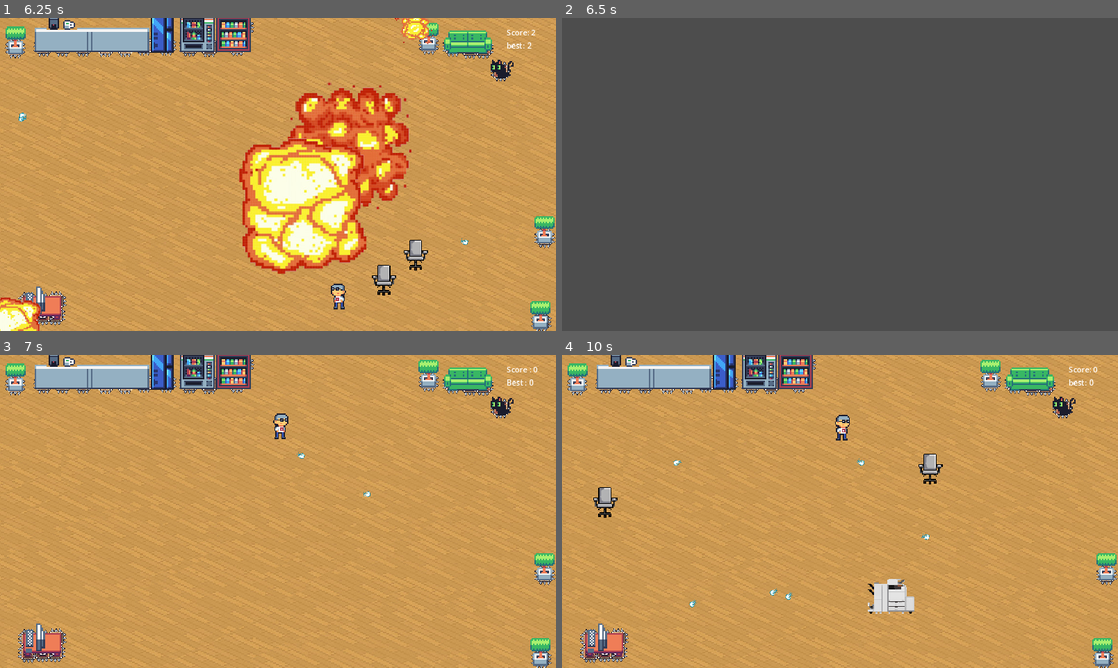
Above: before the commit, frames 1-4 (two rows, left to right).
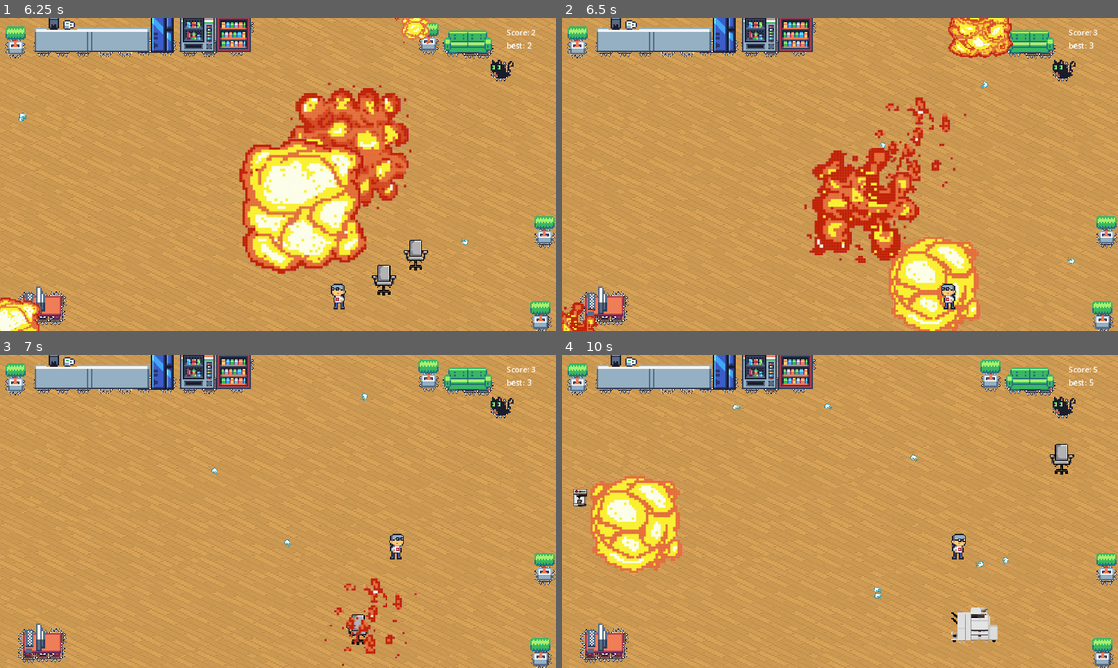
Above: after the commit, the same moments.

Repository: noahfraiture/undercoverUnicorns
Game: Godot game, scene res://level.tscn
Two runs of this game, one before a commit and one after it. Both use one fixed random seed, a clock stepped at 60 frames per second and the inputs below.
Inputs (mouse positions are in pixels of both pictures, inside the frame that each line leads up to):
- Up to frame 1 (6.25 s): tap Enter (spawn) at 0.5, 1.35, 2.85, 4.35, 5.85 s; move the mouse to (400, 158) at 0.52 s; press the mouse at (400, 158) at 0.53 s; hold D (right) 0.53-1.28 s; move the mouse to (166, 190) at 1.27 s; release the mouse at (166, 190) at 1.28 s; hold S (down) 1.28-2.03 s; move the mouse to (333, 105) at 2.02 s; press the mouse at (333, 105) at 2.03 s; hold D (right) 2.03-2.78 s; move the mouse to (250, 237) at 2.77 s; release the mouse at (250, 237) at 2.78 s; hold W (up) 2.78-3.53 s; click (250, 237) at 2.92 s; move the mouse to (444, 221) at 3.52 s; press the mouse at (444, 221) at 3.53 s; hold A (left) 3.53-5.03 s; move the mouse to (111, 127) at 4.27 s; release the mouse at (111, 127) at 4.28 s; move the mouse to (305, 174) at 5.02 s; press the mouse at (305, 174) at 5.03 s; hold S (down) 5.03-5.78 s; move the mouse to (194, 96) at 5.77 s; release the mouse at (194, 96) at 5.78 s; hold D (right) from 5.78 s (still down)
- Up to frame 2 (6.5 s): keep holding D (right)
- Up to frame 3 (7 s): move the mouse to (400, 495) at 6.52 s; release D (right) at 6.53 s; press the mouse at (400, 495) at 6.53 s; hold W (up) from 6.53 s (still down)
- Up to frame 4 (10 s): move the mouse to (728, 527) at 7.27 s; release W (up) at 7.28 s; release the mouse at (728, 527) at 7.28 s; hold D (right) 7.28-8.03 s; tap Enter (spawn) at 7.35, 8.85 s; click (728, 527) at 7.42 s; move the mouse to (895, 442) at 8.02 s; press the mouse at (895, 442) at 8.03 s; hold S (down) 8.03-8.78 s; move the mouse to (812, 574) at 8.77 s; release the mouse at (812, 574) at 8.78 s; hold A (left) 8.78-9.53 s; move the mouse to (1006, 558) at 9.52 s; press the mouse at (1006, 558) at 9.53 s; hold W (up) from 9.53 s (still down)

Frame 1 is identical in both runs. In frame 2, 100% of the frame differs, in the area x 0-100%, y 0-100%; in frame 3, 1.3%; in frame 4, 6.7%.
Error before the commit: Cannot call method 'create_timer' on a null value. (res://scenes/asteroid.gd:95)

Commit message:
simplify http requests

Diff:
--- a/UnicornMiniGames/UnicornOffice_pyoupyou/HTTPRequest.gd
+++ b/UnicornMiniGames/UnicornOffice_pyoupyou/HTTPRequest.gd
@@ -1,31 +1,13 @@
 extends HTTPRequest
 
-var http_request
 var json = JSON.new()
-var last_score = 0
-var time = 0.0
-var tnext = 5.0
 var ScoreLabel
 
 func _ready():
-	ScoreLabel = get_parent().get_node("ScoreLabel")
+	ScoreLabel = get_parent().get_parent().get_node("ScoreLabel")
 	connect("request_completed", _on_request_completed)
-
-	#print("sending score %s" % best_score)
-
-	#request("http://127.0.0.1:5000/get_score", [], HTTPClient.METHOD_GET)
 	request("http://127.0.0.1:5000/get_score", [], HTTPClient.METHOD_GET)
 
-func send_score():
-	var headers = ["Content-Type: application/json"]
-	var json_string = "{\"score\": %s}" % ScoreLabel.score  # Create a dictionary to send as JSON
-	request("http://127.0.0.1:5000/receive_score", headers, HTTPClient.METHOD_POST, json_string)
-
-func _process(delta):
-	time += delta
-	if(time > tnext): # and ScoreLabel.score > last_score):
-		send_score()
-		tnext += 5
 
 func _on_request_completed(result, response_code, headers, body):
 	if response_code == 200:
@@ -33,6 +15,9 @@
 		var json_parse_result = json.parse(strdata)
 		if json_parse_result == OK:
 			var data_received = json.data
+			print(data_received)
 			ScoreLabel.best = max(data_received.result, ScoreLabel.best)
+		else:
+			get_parent().ready_to_close.emit()
 	else:
 		print("Failed to. Response code:", response_code)
--- a/UnicornMiniGames/UnicornOffice_pyoupyou/level.tscn
+++ b/UnicornMiniGames/UnicornOffice_pyoupyou/level.tscn
@@ -2824,6 +2824,9 @@
 position = Vector2(581, 277)
 projectile_scene = ExtResource("2_ctixj")
 
+[node name="HTTPRequest" type="HTTPRequest" parent="Player"]
+script = ExtResource("12_nof2y")
+
 [node name="projectile_factory" type="Node2D" parent="."]
 script = ExtResource("2_l4ii2")
 
@@ -2960,9 +2963,6 @@
 Best : 0"
 script = ExtResource("11_x5bf0")
 
-[node name="HTTPRequest" type="HTTPRequest" parent="."]
-script = ExtResource("12_nof2y")
-
 [connection signal="destroyed" from="Player" to="." method="_on_player_destroyed"]
 [connection signal="projectile_fire" from="Player" to="projectile_factory" method="spawn_projectile"]
 [connection signal="timeout" from="SpawnTimer" to="." method="_on_spawn_timer_timeout"]
--- a/UnicornMiniGames/UnicornOffice_pyoupyou/scenes/player.gd
+++ b/UnicornMiniGames/UnicornOffice_pyoupyou/scenes/player.gd
@@ -64,6 +64,7 @@
 		$FireTimer.start()
 
 
+signal ready_to_close
 func _on_fire_timer_timeout():
 	if Input.is_action_pressed("fire"):
 		var fire = InputEventAction.new()
@@ -71,10 +72,14 @@
 		fire.pressed = true
 		Input.parse_input_event(fire)
 
+func destroy():
+	var ScoreLabel = get_parent().get_node("ScoreLabel")
+	var headers = ["Content-Type: application/json"]
+	var json_string = "{\"score\": %s}" % ScoreLabel.score
+	$HTTPRequest.request("http://127.0.0.1:5000/receive_score", headers, HTTPClient.METHOD_POST, json_string)
 
-func destroy():
-	var server = get_parent().get_node("HTTPRequest")
-	server.tnext = server.time-1
-	await get_tree().create_timer(0.1).timeout
+	# get_parent().httsend = true
+	await ready_to_close
+	print("destroy")
 	destroyed.emit()
 	queue_free()
